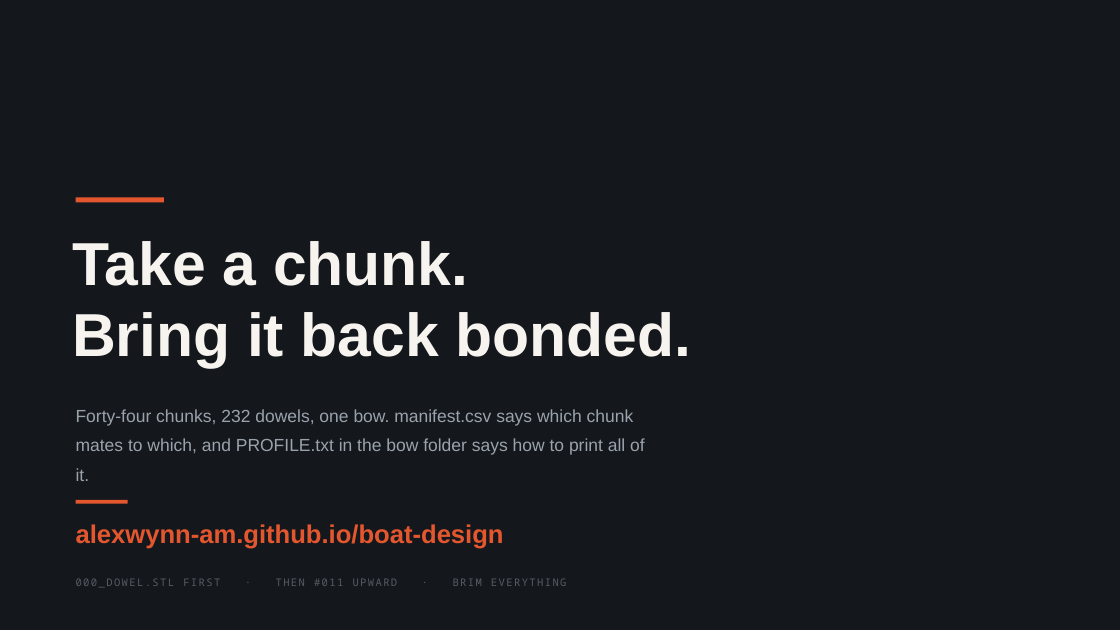
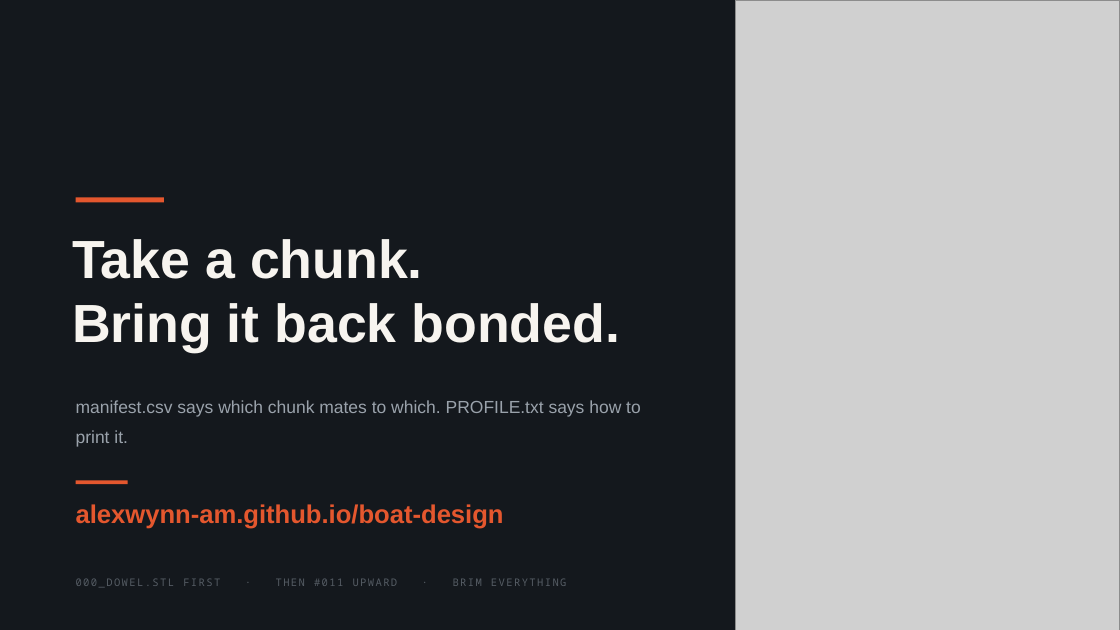
Before and after one commit to AlexWynn-AM/boat-design, a slide deck: slide 11 of herestuck_boat_build_day.pptx. Drawn at 1120x630 pixels with LibreOffice and Linux fonts; fonts in the diff are those of the drawing; grey boxes stand for pictures. Boxes give left, top, right and bottom in pixels: in the first picture for what was removed or moved away, otherwise in the second. Text is boxed around its words. In the diff, an @@ line names an element or a change of style, - is before the commit and + after.

```diff
--- a/herestuck_boat_build_day.pptx
+++ b/herestuck_boat_build_day.pptx
@@ picture added at <box>735,0,1120,630</box> @@
@@ text "Take a chunk." at <box>72,239,620,352</box>: size 52 to 46 pt @@
@@ text at <box>76,400,641,447</box>: text changed @@
-Forty-four chunks, 232 dowels, one bow. manifest.csv says which chunk mates to which, and PROFILE.txt in the bow folder says how to print all of it.
+manifest.csv says which chunk mates to which. PROFILE.txt says how to print it.
@@ text "alexwynn-am.github.io/boat-design": place and size @@
-text "alexwynn-am.github.io/boat-design" at <box>76,524,504,549</box>
+text "alexwynn-am.github.io/boat-design" at <box>76,504,504,529</box>
@@ rectangle: place and size @@
-rectangle at <box>76,500,128,503</box>
+rectangle at <box>76,481,128,484</box>
```
Also in this commit, not shown: 9 other slides changed, 1 slide added, 1 slide removed, 9 other files.
